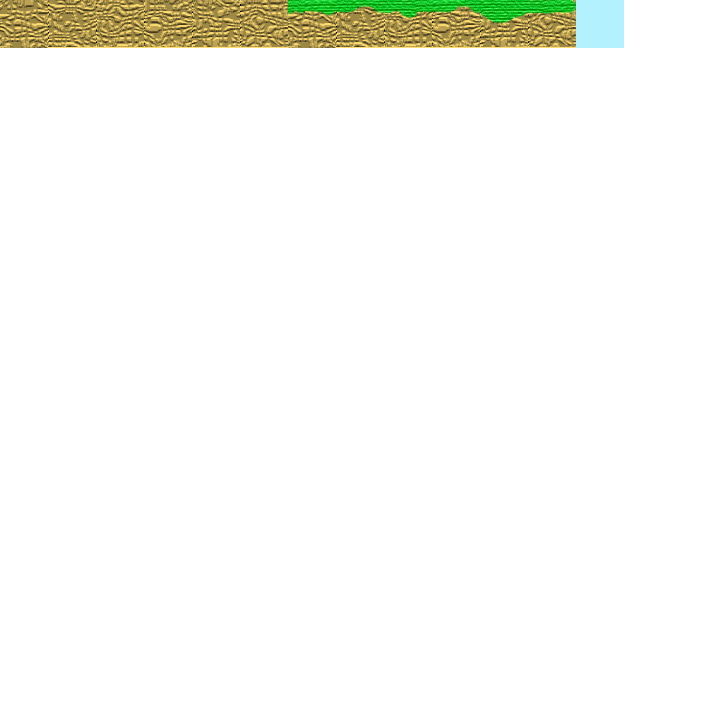
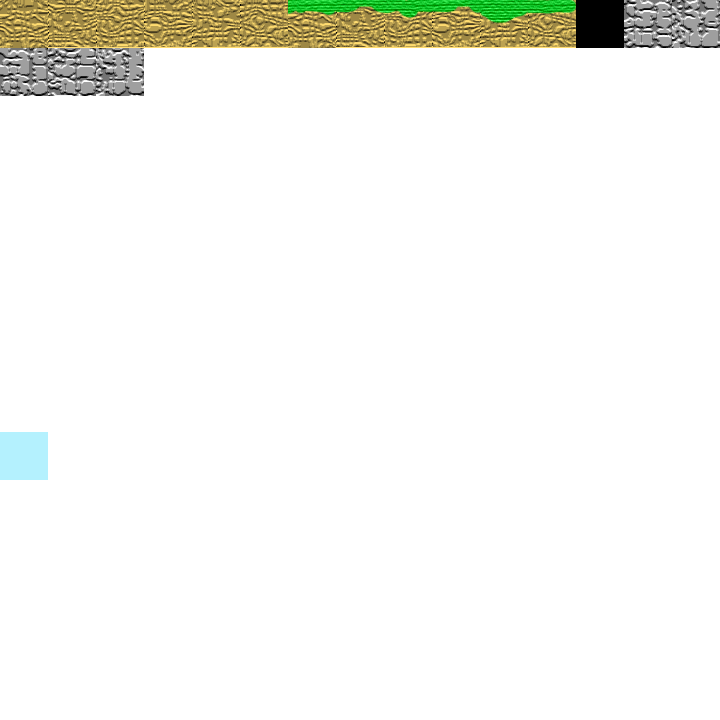
Layer changes from the first (720, 720) image to the second:
painted on "Layer 1" over (0, 0, 720, 480)
